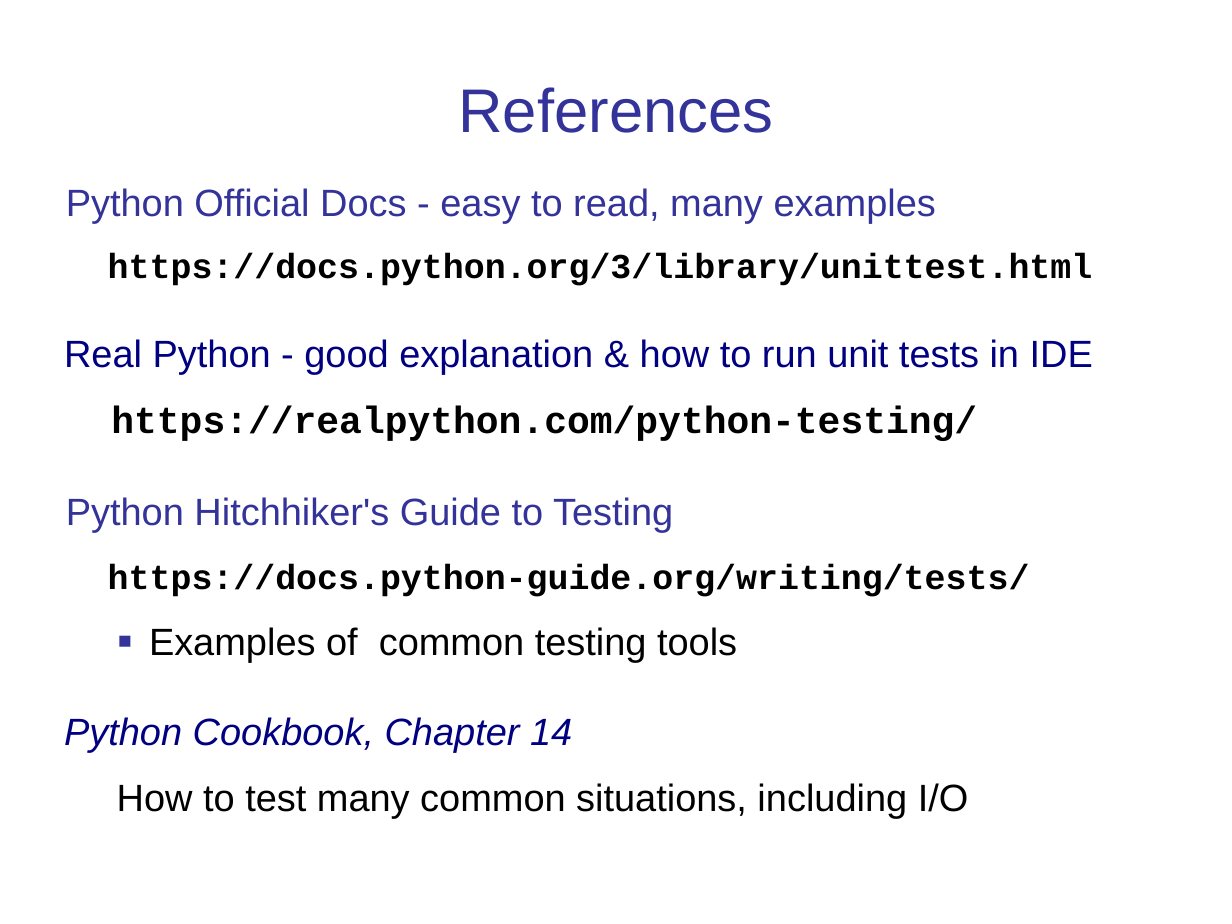
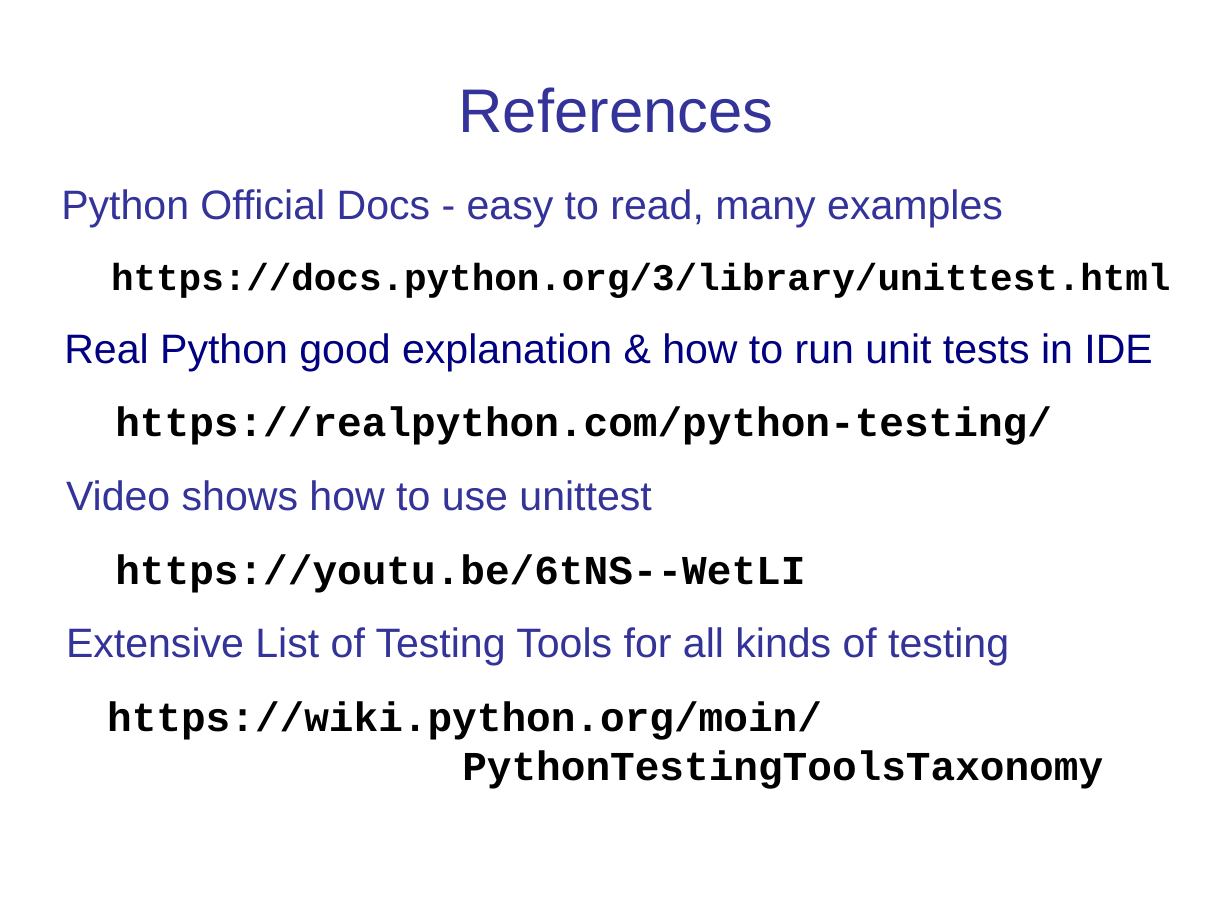
Before and after one commit to cpske/ISP, a slide deck: slide 40 of testing/PythonUnitTesting.ppt (slide 37 before the commit). Drawn at 1232x924 pixels with LibreOffice and Linux fonts; fonts in the diff are those of the drawing. Boxes give left, top, right and bottom in pixels: in the first picture for what was removed or moved away, otherwise in the second. Text is boxed around its words. In the diff, an @@ line names an element or a change of style, - is before the commit and + after.

Commit message:
update schedule and testing intro

```diff
--- a/testing/PythonUnitTesting.ppt
+++ b/testing/PythonUnitTesting.ppt
@@ text at [61, 189, 1171, 445]: size 22.2 to 24 pt in "Python Official Docs - easy to read, ...", "https://realpython.com/python-testing/"; size 20.4 to 22 pt in "https://docs.python.org/3/library/unittest.html"; indent changed; line spacing 0.9 to 1 @@
@@ text at [64, 333, 1152, 371]: text changed; size 22.2 to 24 pt @@
-Real Python - good explanation & how to run unit tests in IDE
+Real Python good explanation & how to run unit tests in IDE
@@ text at [66, 480, 1103, 789]: text changed; size 22.2 to 24 pt; font Arial to Courier New; bold on @@
-Python Hitchhiker's Guide to Testing
-https://docs.python-guide.org/writing/tests/
-  ■ Examples of common testing tools
-Python Cookbook, Chapter 14
-How to test many common situations, including I/O
+Video shows how to use unittest
+https://youtu.be/6tNS--WetLI
+Extensive List of Testing Tools for all kinds of testing
+https://wiki.python.org/moin/
+PythonTestingToolsTaxonomy
```
Also in this commit, not shown: 17 other slides changed, 3 slides added, 4 other files.
